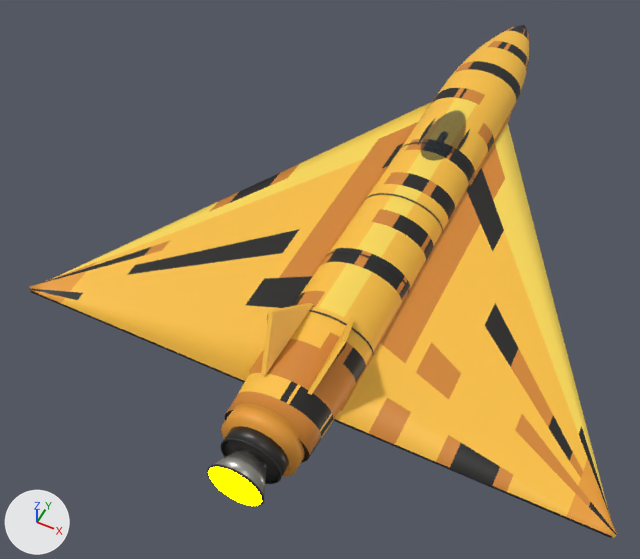
Two versions of the glTF model ThoriumGap_JS/models/Ship_TigerWing_2.glb, one commit apart.
Camera for both pictures: a 50 mm camera at (2.45, -7.25, 7.22) aimed at (-0.65, -1.05, -0.53). Arrows for +X, +Y and +Z are at lower left; the lights stay in place. The older version comes first. Where no turn or scale is listed for an object, it has been applied to the vertices.

The older version as bpy lines, for what is in view:
```python
ob_aftcollar_integratedsingleengineband = bpy.data.objects.new('AftCollar_IntegratedSingleEngineBand', me_aftcollar_integratedsingleengineband_mesh)
ob_aftcollar_integratedsingleengineband.location = (0.0, -3.53, 0.0)
ob_engineemitter = bpy.data.objects.new('EngineEmitter', me_engineemitter)
ob_engineemitter.location = (0.0, 0.0, 0.0)
ob_fuselage_organicellipsoidtaperedbody_bakedpaint = bpy.data.objects.new('Fuselage_OrganicEllipsoidTaperedBody_BakedPaint', me_fuselage_organicellipsoidtaperedbody_bakedpaint_mesh)
ob_fuselage_organicellipsoidtaperedbody_bakedpaint.location = (0.0, 0.0, 0.0)
ob_wing_left_longdeltaaerofoil_bakedpaint = bpy.data.objects.new('Wing_Left_LongDeltaAerofoil_BakedPaint', me_wing_left_longdeltaaerofoil_bakedpaint_mesh)
ob_wing_left_longdeltaaerofoil_bakedpaint.location = (0.0, 0.0, 0.0)
ob_wing_right_longdeltaaerofoil_bakedpaint = bpy.data.objects.new('Wing_Right_LongDeltaAerofoil_BakedPaint', me_wing_right_longdeltaaerofoil_bakedpaint_mesh)
ob_wing_right_longdeltaaerofoil_bakedpaint.location = (0.0, 0.0, 0.0)
# also in view: 'CanopyGlass_LowInsetDome' at (0.0, 1.03, 0.38); 'EngineBlock_AftDarkSingleEngineHousing' at (0.0, -3.67, 0.0); 'TailFin_Left_CantedStabilizer' at (-0.31, -2.57, 0.52); 'EngineBell_Center_BroadBurnishedNozzle' at (0.0, -3.92, 0.0)
```
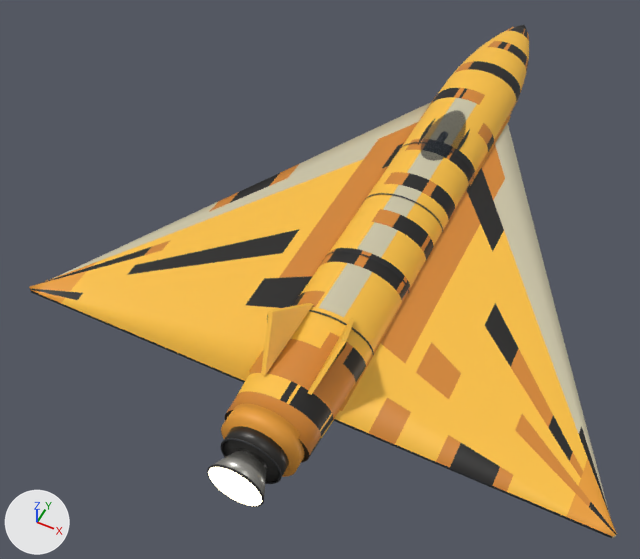
Changed parts and their boxes [x1, y1, x2, y2] in the pictures (640 x 559 px):
'Wing_Right_LongDeltaAerofoil_BakedPaint', recoloured: [491, 123, 617, 538] in both
'Wing_Left_LongDeltaAerofoil_BakedPaint', recoloured: [51, 102, 431, 280] in both
'Fuselage_OrganicEllipsoidTaperedBody_BakedPaint', recoloured: [316, 95, 506, 320] in both
'EngineEmitter', recoloured (yellow to beige): [208, 467, 262, 506] in both

Patch to the scene script:
```diff
--- a/ThoriumGap_JS/models/Ship_TigerWing_2.glb.py
+++ b/ThoriumGap_JS/models/Ship_TigerWing_2.glb.py
@@ mat_engineglow @@
 mat_engineglow.roughness = 1.0
-mat_engineglow.emission_color = (1.0, 1.0, 0.0)  # yellow #ffff00
+mat_engineglow.emission_color = (0.62, 0.57, 0.4)  # beige #cec7aa
 mat_engineglow.emission_strength = 5.0
@@ mat_ship_tigerclasslongwing_needlelongwing_needle_tip_longdiagonal_seed854409_paint_trim_tigergolden @@
 mat_ship_tigerclasslongwing_needlelongwing_needle_tip_longdiagonal_seed854409_paint_trim_tigergolden = principled_material('Ship_TigerClassLongWing_NeedleLongWing_needle_tip_LongDiagonal_Seed854409_Paint_Trim_TigerGolden')
-mat_ship_tigerclasslongwing_needlelongwing_needle_tip_longdiagonal_seed854409_paint_trim_tigergolden.base_color = (1.0, 0.72, 0.1)  # yellow #ffdd59
+mat_ship_tigerclasslongwing_needlelongwing_needle_tip_longdiagonal_seed854409_paint_trim_tigergolden.base_color = (0.62, 0.57, 0.4)  # beige #cec7aa
 mat_ship_tigerclasslongwing_needlelongwing_needle_tip_longdiagonal_seed854409_paint_trim_tigergolden.metallic = 0.06
```
